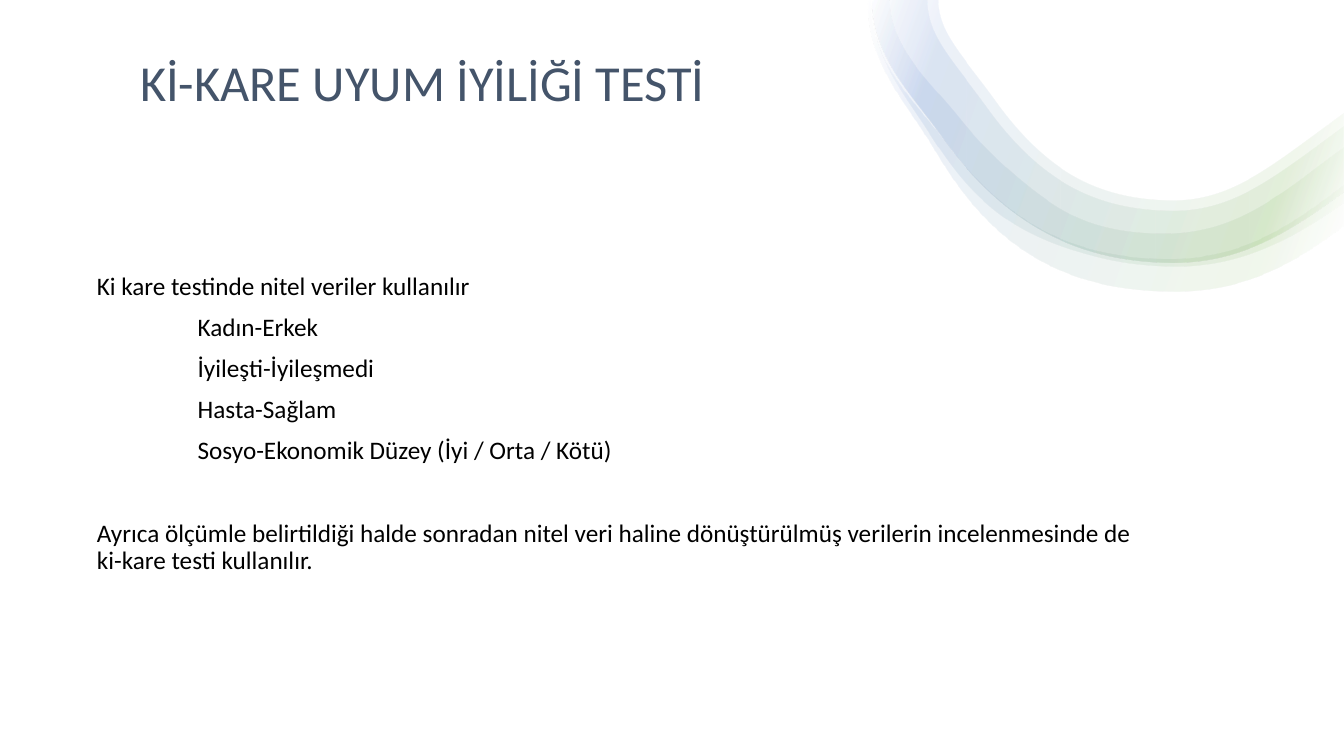
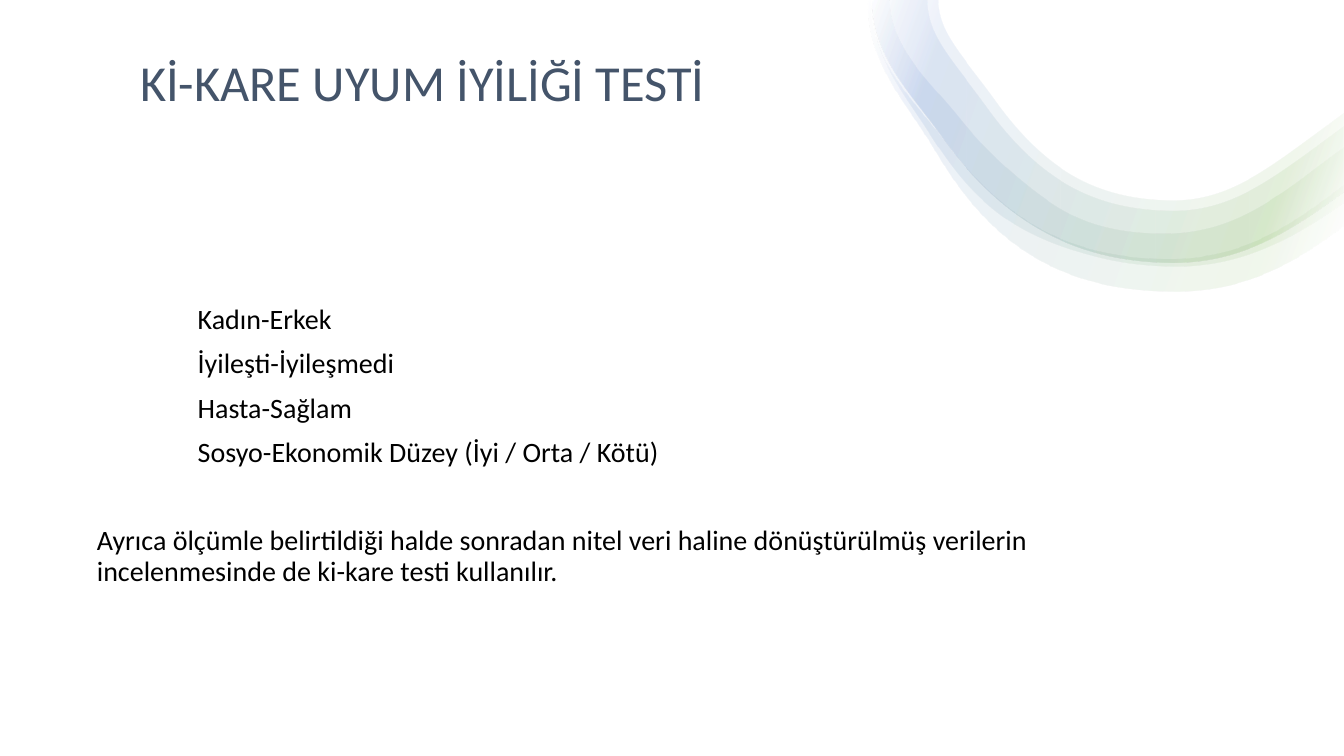
Before and after one commit to chnmzrkgithub/seminer, a slide deck: slide 8 of cihan.pptx. Drawn at 1344x756 pixels with LibreOffice and Linux fonts; fonts in the diff are those of the drawing. Boxes give left, top, right and bottom in pixels: in the first picture for what was removed or moved away, otherwise in the second. Text is boxed around its words. In the diff, an @@ line names an element or a change of style, - is before the commit and + after.

```diff
--- a/cihan.pptx
+++ b/cihan.pptx
@@ text "Kadın-Erkek" at [97,309,1027,582]: size 18 to 20 pt @@
@@ text at [97,277,469,296]: paragraph removed @@
-Ki kare testinde nitel veriler kullanılır
```
Also in this commit, not shown: 6 other slides changed, 1 slide added.
